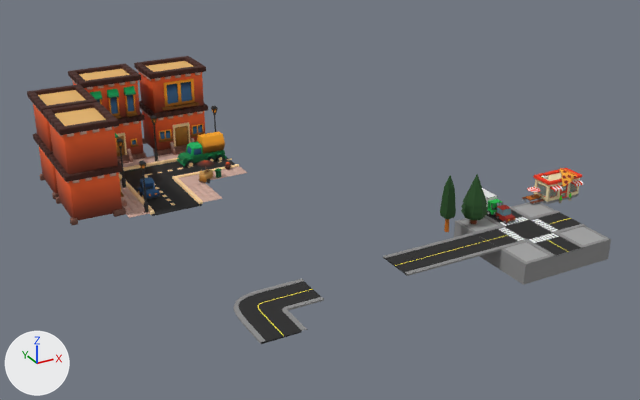
A saved change to the glTF model data/cityandroads.glb.
Camera for both pictures: a 50 mm lens placed at (-5.29, -5.57, 3.56), pointed at (-1.39, 1.54, 0.01). The axes (+X, +Y, +Z) are drawn at lower left. The lights are the same throughout. The older version comes first. Vertices at exactly the same position are counted once.

Before the edit, the objects in view are built like this:
```python
me_cube = bpy.data.meshes.new('Cube')
me_cube.from_pydata(...)  # 12 vertices, 20 faces; spans x -0.5..0.5, y -0.5..0.5, z -0.2..0.0
# faces by material slot: [2, 18]
me_cube.materials.append(mat_concrete)  # grey #a4a4a4
me_cube.materials.append(mat_dark_concrete)  # grey #8b8b8b
me_pinetree_colore_0 = bpy.data.meshes.new('PineTree_Colore_0')
me_pinetree_colore_0.from_pydata(...)  # 48 vertices, 44 faces; spans x -0.124..0.124, y -0.124..0.124, z -0.001..0.505
me_pinetree_colore_0.materials.append(mat_colore)  # picture img_image_0
me_roads_004_asphalt_0 = bpy.data.meshes.new('Roads.004_asphalt_0')
me_roads_004_asphalt_0.from_pydata(...)  # 116 vertices, 176 faces; spans x -0.203..0.509, y -0.51..0.202, z -0.008..0.006
# faces by material slot: [43, 101, 28, 4]
me_roads_004_asphalt_0.materials.append(mat_asphalt)  # black #292929
me_roads_004_asphalt_0.materials.append(mat_dark_concrete)  # grey #8b8b8b
me_roads_004_asphalt_0.materials.append(mat_street_lines_yellow)  # yellow #e7d93a
me_roads_004_asphalt_0.materials.append(mat_street_lines)  # white #ffffff
ob_pine_tree_1 = bpy.data.objects.new('pine_tree_1', me_pinetree_colore_0)
ob_pine_tree_1.location = (-0.377, 0.377, 0.001)
ob_road_corner = bpy.data.objects.new('road_corner', me_roads_004_asphalt_0)
ob_road_corner.location = (-2.811, -0.015, 0.0)
ob_tile = bpy.data.objects.new('tile', me_cube)
ob_tile.location = (0.0, 0.0, 0.0)
# also in view: 'road_cross' at (0.0, 0.0, 0.0); 'road_straight' at (-1.0, 0.02, 0.0); 'streetview' at (-2.71, 3.0, 0.48); 'pizza_hut' at (0.67, 0.52, 0.15)
```
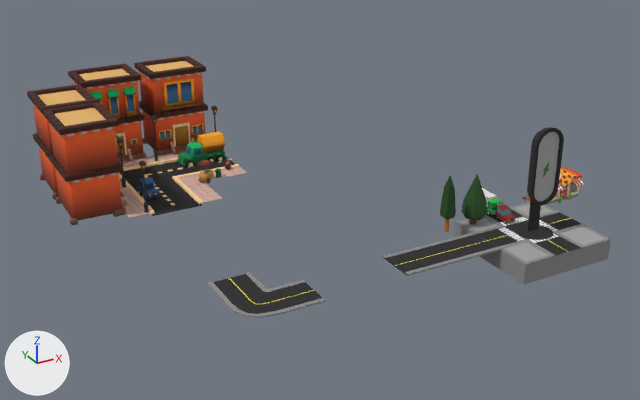
Commit message: Road placement

Boxes (x1, y1, x2, y2) around the edits, measured in the pictures (640 x 400 px):
'road_corner', moved, turned
    before: (233, 279, 324, 344)
    after: (208, 272, 326, 318)
'charge_station', added
    after: (518, 127, 564, 240)
    faces in mat_dark_grey (black #292929): (518, 127, 564, 240)
    faces in mat_concrete (grey #a4a4a4): (534, 132, 559, 201)

The change, as a list of edits to the scene's bpy script:
```text
Add mat_dark_grey:
    mat_dark_grey = principled_material('dark_grey')
    mat_dark_grey.base_color = (0.0223, 0.0221, 0.0221)  # black #292929
    mat_dark_grey.roughness = 0.988
Add mat_material_003:
    mat_material_003 = principled_material('Material.003')
    mat_material_003.base_color = (0.0329, 0.179, 0.0178)  # dark green #337524
    mat_material_003.roughness = 0.6
Change me_roads_004_asphalt_0:
    used by ob_road_corner; location = (-2.811, -0.015, 0.0)
    remove me_roads_004_asphalt_0.from_pydata(...)  # 116 vertices, 176 faces; spans x -0.203..0.509, y -0.51..0.202, z -0.008..0.006
    add me_roads_004_asphalt_0.from_pydata(...)  # 116 vertices, 176 faces; spans x -0.202..0.51, y -0.203..0.509, z -0.008..0.006
    me_roads_004_asphalt_0 part 1: the whole mesh is turned 90 degrees about the z axis through the mesh origin
Add me_object_0:
    me_object_0.from_pydata(...)  # 4694 vertices, 9368 faces; spans x -0.159..0.159, y -0.217..0.1, z -0.004..1.028
    # faces by material slot: [9256, 98, 14]
    me_object_0.materials.append(mat_dark_grey)  # black #292929
    me_object_0.materials.append(mat_concrete)  # grey #a4a4a4
    me_object_0.materials.append(mat_material_003)  # dark green #337524
Add ob_charge_station:
    ob_charge_station = bpy.data.objects.new('charge_station', me_object_0)
    ob_charge_station.location = (0.0, 0.0, 0.0)
```
